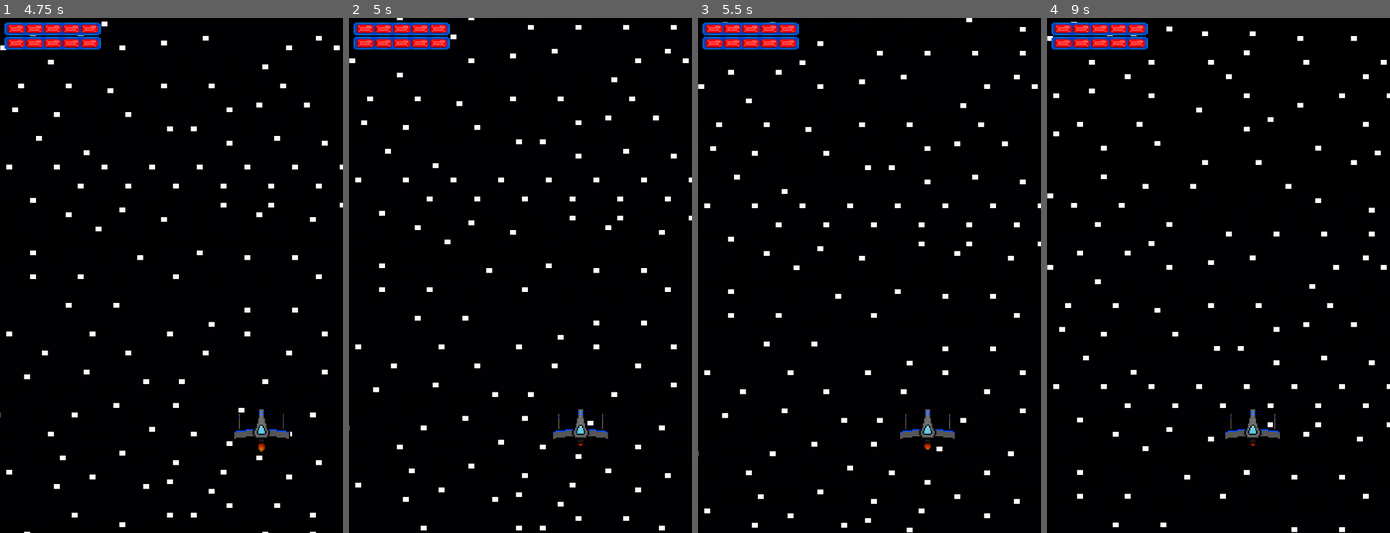
Above: before the commit, frames 1-4 (left to right).
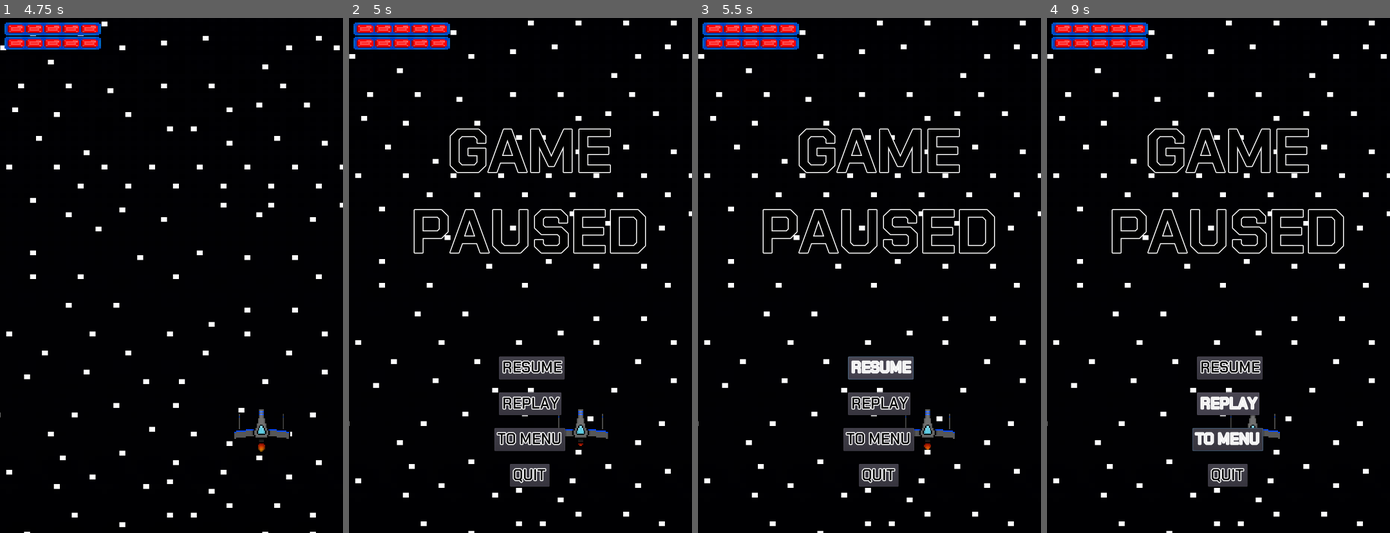
Above: after the commit, the same moments.

Repository: Cecilist/Final-BossFightBulletShooter
Game: Godot game, scene res://src/MainMenu.tscn
Two runs of this game, one before a commit and one after it. Both use one fixed random seed, a clock stepped at 60 frames per second and the inputs below.
Inputs (mouse positions are in pixels of both pictures, inside the frame that each line leads up to):
- Up to frame 1 (4.75 s): click "PLAY GAME" at 0.5 s; tap Enter (play_game) at 1.25, 1.35, 2.85, 4.35 s; hold D (move_right) 1.28-2.03 s; hold S (move_down) 2.03-2.78 s; tap Tab (to_next_screen) at 2.1, 3.6 s; hold D (move_right) 2.78-3.53 s; hold W (move_up) 3.53-4.28 s; hold A (move_left) from 4.28 s (still down)
- Up to frame 2 (5 s): keep holding A (move_left); tap Escape (pause, bound only after the commit) at 4.9 s
- Up to frame 3 (5.5 s): release A (move_left) at 5 s; click (879, 368) at 5 s, where only the run after the commit has a clickable "RESUME"
- Up to frame 4 (9 s): click (1228, 404) at 5.75 s, where only the run after the commit has a clickable "REPLAY"; click (1228, 440) at 6.5 s, where only the run after the commit has a clickable "TO MENU"; click (1228, 404) at 7.25 s, where only the run after the commit has a clickable "REPLAY"; click (1228, 404) at 8 s, where only the run after the commit has a clickable "REPLAY"; hold A (move_left) from 8.78 s (still down); tap Tab (to_next_screen) at 8.85 s

Frame 1 is identical in both runs. In frame 2, 8.0% of the frame differs, in the area x 0-100%, y 0-100%; in frame 3, 8.4%; in frame 4, 8.6%.

Commit message:
Add pause menu

Diff:
--- a/project/project.godot
+++ b/project/project.godot
@@ -67,6 +67,12 @@
 
 [input]
 
+ui_cancel={
+"deadzone": 0.5,
+"events": [ Object(InputEventKey,"resource_local_to_scene":false,"resource_name":"","device":0,"alt":false,"shift":false,"control":false,"meta":false,"command":false,"pressed":false,"scancode":16777217,"unicode":0,"echo":false,"script":null)
+, Object(InputEventJoypadButton,"resource_local_to_scene":false,"resource_name":"","device":0,"button_index":1,"pressure":0.0,"pressed":false,"script":null)
+ ]
+}
 move_left={
 "deadzone": 0.5,
 "events": [ Object(InputEventKey,"resource_local_to_scene":false,"resource_name":"","device":0,"alt":false,"shift":false,"control":false,"meta":false,"command":false,"pressed":false,"scancode":65,"unicode":0,"echo":false,"script":null)
@@ -111,6 +117,11 @@
 "events": [ Object(InputEventKey,"resource_local_to_scene":false,"resource_name":"","device":0,"alt":false,"shift":false,"control":false,"meta":false,"command":false,"pressed":false,"scancode":16777220,"unicode":0,"echo":false,"script":null)
  ]
 }
+pause={
+"deadzone": 0.5,
+"events": [ Object(InputEventKey,"resource_local_to_scene":false,"resource_name":"","device":0,"alt":false,"shift":false,"control":false,"meta":false,"command":false,"pressed":false,"scancode":16777217,"unicode":0,"echo":false,"script":null)
+ ]
+}
 
 [physics]
 
--- a/project/src/Background.gd
+++ b/project/src/Background.gd
@@ -2,7 +2,7 @@
 
 
 # Starts scrolling the background
-func _ready():
+func _ready() -> void:
 	$AnimationPlayer.play("Scroll")
 
 
--- a/project/src/GameOver.tscn
+++ b/project/src/GameOver.tscn
@@ -34,12 +34,13 @@
 anchor_right = 0.5
 anchor_bottom = 0.5
 margin_left = -359.5
-margin_top = -280.0
+margin_top = -364.5
 margin_right = 359.5
-margin_bottom = -113.0
+margin_bottom = -27.5
 custom_fonts/font = SubResource( 1 )
 custom_colors/font_color = Color( 0, 0, 0, 1 )
-text = "GAME OVER"
+text = "GAME
+OVER"
 align = 1
 valign = 1
 __meta__ = {
--- a/project/src/Level.gd
+++ b/project/src/Level.gd
@@ -2,8 +2,18 @@
 extends Node2D
 
 
-var game_over = false
-var won_game = false
+var game_paused := false
+var game_over := false
+var won_game := false
+
+
+# Pauses the game
+func _input(_event) -> void:
+	if Input.is_action_just_pressed("pause"):
+		if get_tree().paused == false:
+			_pause_game()
+		elif get_tree().paused == true:
+			_unpause_game()
 
 
 func _process(_delta) -> void:
@@ -58,6 +68,25 @@
 #		_show_won_game()
 
 
+func _pause_game() -> void:
+	get_tree().paused = true
+	$PauseMenu/InGameResumeButton.disabled = false
+	$PauseMenu/InGameRestartButton.disabled = false
+	$PauseMenu/InGameToMenuButton.disabled = false
+	$PauseMenu/InGameQuitButton.disabled = false
+	$PauseMenu.visible = true
+	game_paused = true
+
+
+func _unpause_game() -> void:
+	get_tree().paused = false
+	$PauseMenu/InGameResumeButton.disabled = true
+	$PauseMenu/InGameRestartButton.disabled = true
+	$PauseMenu/InGameToMenuButton.disabled = true
+	$PauseMenu/InGameQuitButton.disabled = true
+	$PauseMenu.visible = false
+	game_paused = false
+
 
 # Displays the game over message and allows the player to replay,
 #  go the the main menu, or quit the game
@@ -75,3 +104,26 @@
 	$WonGame/ReplayButton.disabled = false
 	$WonGame/ToMenuButton.disabled = false
 	$WonGame/QuitButton.disabled = false
+
+
+# Resumes the game
+func _on_InGameResumeButton_pressed() -> void:
+	game_paused = false
+
+
+# Restarts the level
+func _on_InGameRestartButton_pressed() -> void:
+	if game_paused == true:
+		var _ignored = get_tree().change_scene("res://src/Level.tscn")
+
+
+# Returns to the menu
+func _on_InGameToMenuButton_pressed() -> void:
+	if game_paused == true:
+		var _ignored = get_tree().change_scene("res://src/MainMenu.tscn")
+
+
+# Quits the game
+func _on_InGameQuitButton_pressed() -> void:
+	if game_paused == true:
+		get_tree().quit()
--- a/project/src/Level.tscn
+++ b/project/src/Level.tscn
@@ -1,10 +1,12 @@
-[gd_scene load_steps=8 format=2]
+[gd_scene load_steps=15 format=2]
 
 [ext_resource path="res://src/Player.tscn" type="PackedScene" id=1]
 [ext_resource path="res://src/HUD.tscn" type="PackedScene" id=2]
 [ext_resource path="res://src/Level.gd" type="Script" id=3]
 [ext_resource path="res://src/WonGame.tscn" type="PackedScene" id=4]
 [ext_resource path="res://src/GameOver.tscn" type="PackedScene" id=5]
+[ext_resource path="res://assets/fonts/Chakra_Petch/ChakraPetch-SemiBold.ttf" type="DynamicFontData" id=6]
+[ext_resource path="res://assets/fonts/Chakra_Petch/ChakraPetch-Bold.ttf" type="DynamicFontData" id=8]
 
 [sub_resource type="SegmentShape2D" id=1]
 a = Vector2( 0, -126.227 )
@@ -14,7 +16,33 @@
 a = Vector2( 0, -3.767 )
 b = Vector2( 0, 730.206 )
 
+[sub_resource type="DynamicFont" id=3]
+size = 128
+outline_size = 2
+font_data = ExtResource( 8 )
+
+[sub_resource type="DynamicFont" id=4]
+size = 32
+outline_size = 2
+font_data = ExtResource( 6 )
+
+[sub_resource type="DynamicFont" id=5]
+size = 32
+outline_size = 2
+font_data = ExtResource( 6 )
+
+[sub_resource type="DynamicFont" id=6]
+size = 32
+outline_size = 2
+font_data = ExtResource( 6 )
+
+[sub_resource type="DynamicFont" id=7]
+size = 32
+outline_size = 2
+font_data = ExtResource( 6 )
+
 [node name="Level" type="Node2D"]
+pause_mode = 2
 script = ExtResource( 3 )
 
 [node name="Player" parent="." instance=ExtResource( 1 )]
@@ -50,3 +78,101 @@
 
 [node name="GameOver" parent="." instance=ExtResource( 5 )]
 visible = false
+
+[node name="PauseMenu" type="Control" parent="."]
+visible = false
+margin_left = 360.0
+margin_top = 540.0
+margin_right = 400.0
+margin_bottom = 580.0
+__meta__ = {
+"_edit_use_anchors_": false
+}
+
+[node name="Label" type="Label" parent="PauseMenu"]
+anchor_left = 0.5
+anchor_top = 0.5
+anchor_right = 0.5
+anchor_bottom = 0.5
+margin_left = -283.5
+margin_top = -364.5
+margin_right = 283.5
+margin_bottom = -27.5
+custom_fonts/font = SubResource( 3 )
+custom_colors/font_color = Color( 0, 0, 0, 1 )
+text = "GAME
+PAUSED"
+align = 1
+valign = 1
+__meta__ = {
+"_edit_use_anchors_": false
+}
+
+[node name="InGameResumeButton" type="Button" parent="PauseMenu"]
+anchor_left = 0.5
+anchor_top = 0.5
+anchor_right = 0.5
+anchor_bottom = 0.5
+margin_left = -65.0
+margin_top = 150.0
+margin_right = 65.0
+margin_bottom = 198.0
+custom_fonts/font = SubResource( 4 )
+custom_colors/font_color = Color( 0, 0, 0, 1 )
+text = "RESUME"
+__meta__ = {
+"_edit_use_anchors_": false
+}
+
+[node name="InGameRestartButton" type="Button" parent="PauseMenu"]
+anchor_left = 0.5
+anchor_top = 0.5
+anchor_right = 0.5
+anchor_bottom = 0.5
+margin_left = -65.0
+margin_top = 225.0
+margin_right = 65.0
+margin_bottom = 273.0
+custom_fonts/font = SubResource( 5 )
+custom_colors/font_color = Color( 0, 0, 0, 1 )
+text = "REPLAY"
+__meta__ = {
+"_edit_use_anchors_": false
+}
+
+[node name="InGameToMenuButton" type="Button" parent="PauseMenu"]
+anchor_left = 0.5
+anchor_top = 0.5
+anchor_right = 0.5
+anchor_bottom = 0.5
+margin_left = -74.5
+margin_top = 300.0
+margin_right = 74.5
+margin_bottom = 348.0
+custom_fonts/font = SubResource( 6 )
+custom_colors/font_color = Color( 0, 0, 0, 1 )
+text = "TO MENU"
+__meta__ = {
+"_edit_use_anchors_": false
+}
+
+[node name="InGameQuitButton" type="Button" parent="PauseMenu"]
+anchor_left = 0.5
+anchor_top = 0.5
+anchor_right = 0.5
+anchor_bottom = 0.5
+margin_left = -41.5
+margin_top = 375.0
+margin_right = 41.5
+margin_bottom = 423.0
+custom_fonts/font = SubResource( 7 )
+custom_colors/font_color = Color( 0, 0, 0, 1 )
+text = "QUIT"
+__meta__ = {
+"_edit_use_anchors_": false
+}
+
+[connection signal="pressed" from="PauseMenu/InGameResumeButton" to="." method="_on_InGameResumeButton_pressed"]
+[connection signal="pressed" from="PauseMenu/InGameRestartButton" to="." method="_on_InGameRestartButton_pressed"]
+[connection signal="pressed" from="PauseMenu/InGameToMenuButton" to="." method="_on_InGameToMenuButton_pressed"]
+[connection signal="pressed" from="PauseMenu/InGameQuitButton" to="." method="_on_InGameQuitButton_pressed"]
--- a/project/src/Player.gd
+++ b/project/src/Player.gd
@@ -5,7 +5,7 @@
 export var player_health := 100
 export var player_movement_speed := 250
 
-var player_health_percent := 100.0
+var player_health_percent := 100
 
 var _ship_velocity := Vector2(0,0)
 var _remaining_player_health = player_health
--- a/project/src/Player.tscn
+++ b/project/src/Player.tscn
@@ -21,6 +21,7 @@
 extents = Vector2( 240.9, 157.252 )
 
 [node name="Player" type="KinematicBody2D"]
+pause_mode = 2
 script = ExtResource( 4 )
 
 [node name="AnimatedSprite" type="AnimatedSprite" parent="."]
--- a/project/src/WonGame.tscn
+++ b/project/src/WonGame.tscn
@@ -36,7 +36,7 @@
 margin_left = -283.5
 margin_top = -280.0
 margin_right = 283.5
-margin_bottom = -113.0
+margin_bottom = -112.0
 custom_fonts/font = SubResource( 1 )
 custom_colors/font_color = Color( 0, 0, 0, 1 )
 text = "YOU WIN!"
